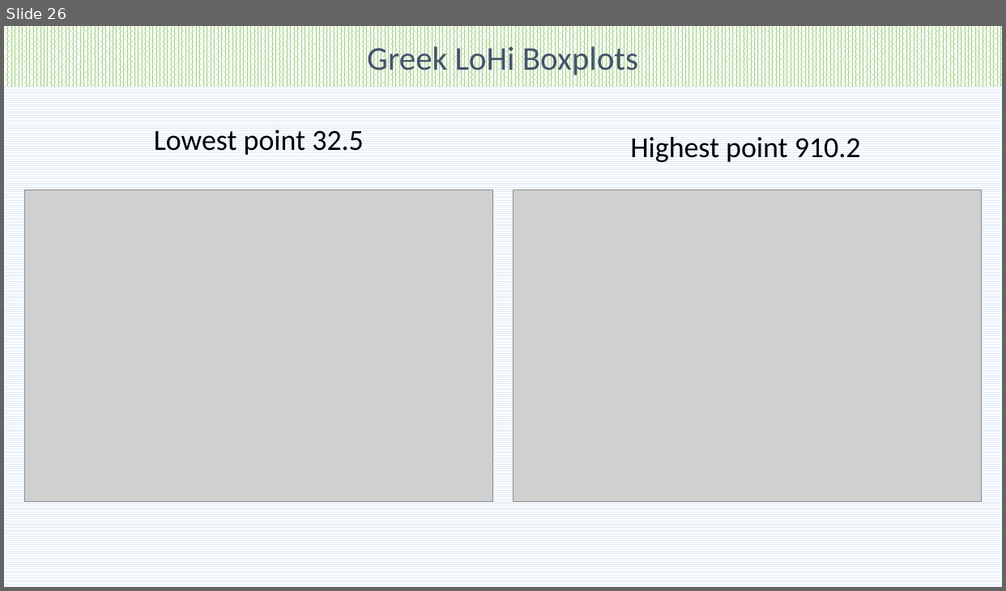
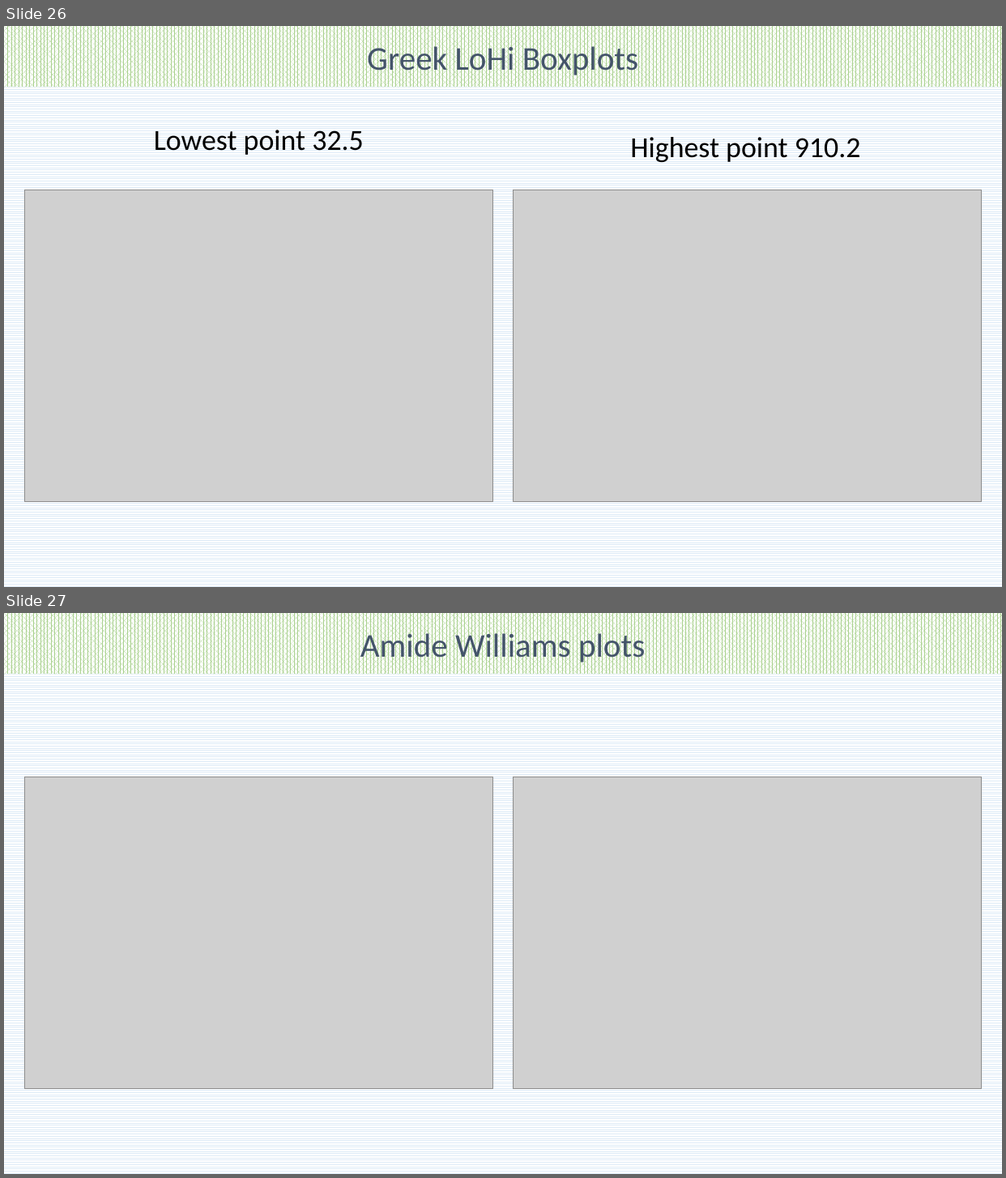
Before and after one commit to pockos56/RTI_prediction, a slide deck: Future presentation update.pptx. Shown one above the other, each under a label of ours: slide 26 before the commit, slides 26 and 27 after it. The pictures are 1006x591 and 1006x1178 pixels, drawn with LibreOffice and Linux fonts; fonts in the diff are those of the drawing; grey boxes stand for pictures. Boxes give left, top, right and bottom in pixels: in the first picture for what was removed or moved away, otherwise in the second. Text is boxed around its words. In the diff, an @@ line names an element or a change of style, - is before the commit and + after.

Commit message:
Williams plots

```diff
--- a/Future presentation update.pptx
+++ b/Future presentation update.pptx
@@ slide 27 added at (x1=4, y1=613, x2=1002, y2=1174), background pattern #DEEBF7 on #FFFFFF @@
@@ rectangle added at (x1=4, y1=613, x2=1002, y2=675), fill pattern #A9D18E on #FFFFFF, 32 pt, text #44546A @@
+Amide Williams plots
@@ picture added at (x1=25, y1=777, x2=493, y2=1089) @@
@@ picture added at (x1=513, y1=777, x2=982, y2=1089) @@
```
Also in this commit, not shown: 2 other slides added, 8 other files.
